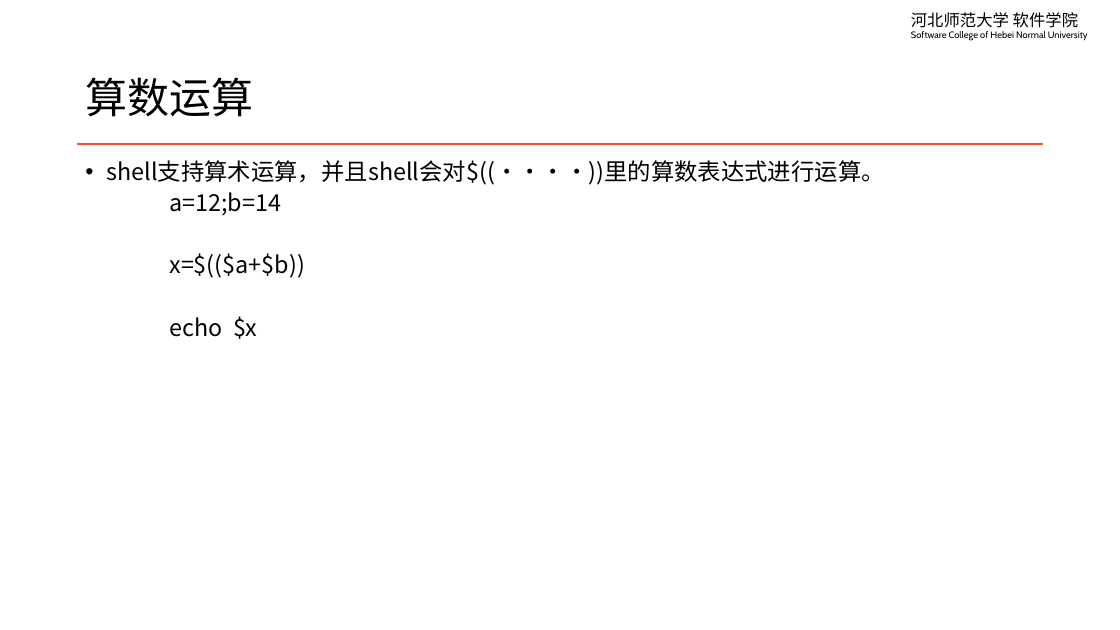
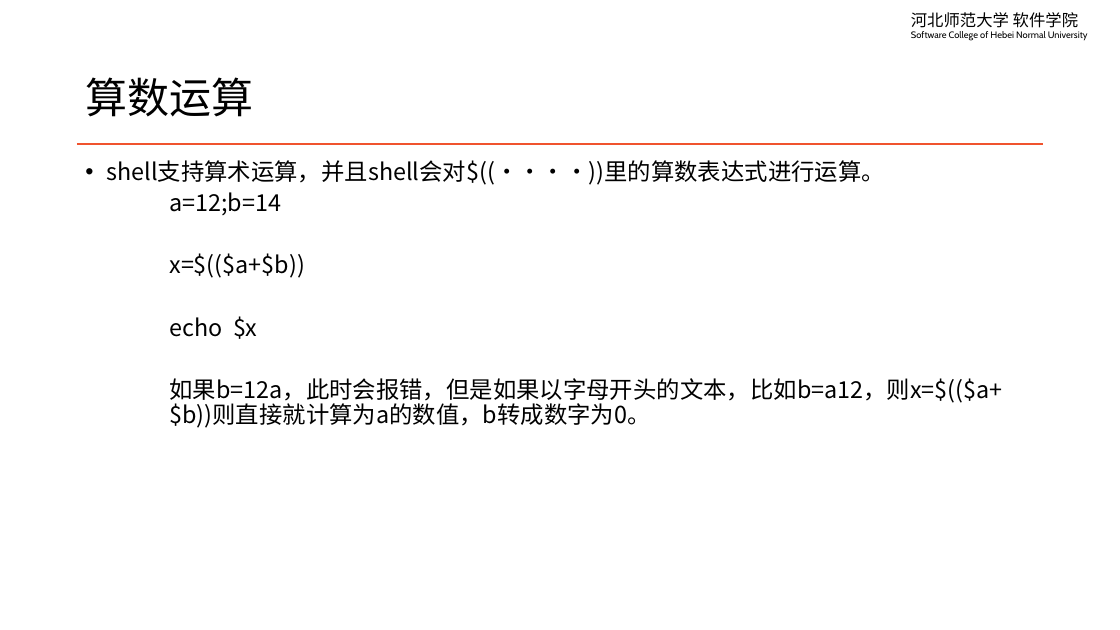
Before and after one commit to edu2act/course-linux-system, a slide deck: slide 8 of materials/slides/ch12-basic-shell-script-variables.pptx (slide 7 before the commit). Drawn at 1120x630 pixels with LibreOffice and Linux fonts; fonts in the diff are those of the drawing. Boxes give left, top, right and bottom in pixels: in the first picture for what was removed or moved away, otherwise in the second. Text is boxed around its words. In the diff, an @@ line names an element or a change of style, - is before the commit and + after.

```diff
--- a/materials/slides/ch12-basic-shell-script-variables.pptx
+++ b/materials/slides/ch12-basic-shell-script-variables.pptx
@@ text at (169,378,1002,428): paragraph added @@
+    如果b=12a，此时会报错，但是如果以字母开头的文本，比如b=a12，则x=$(($a+$b))则直接就计算为a的数值，b转成数字为0。
```
Also in this commit, not shown: 3 other slides changed, 3 slides added, 9 other files.
